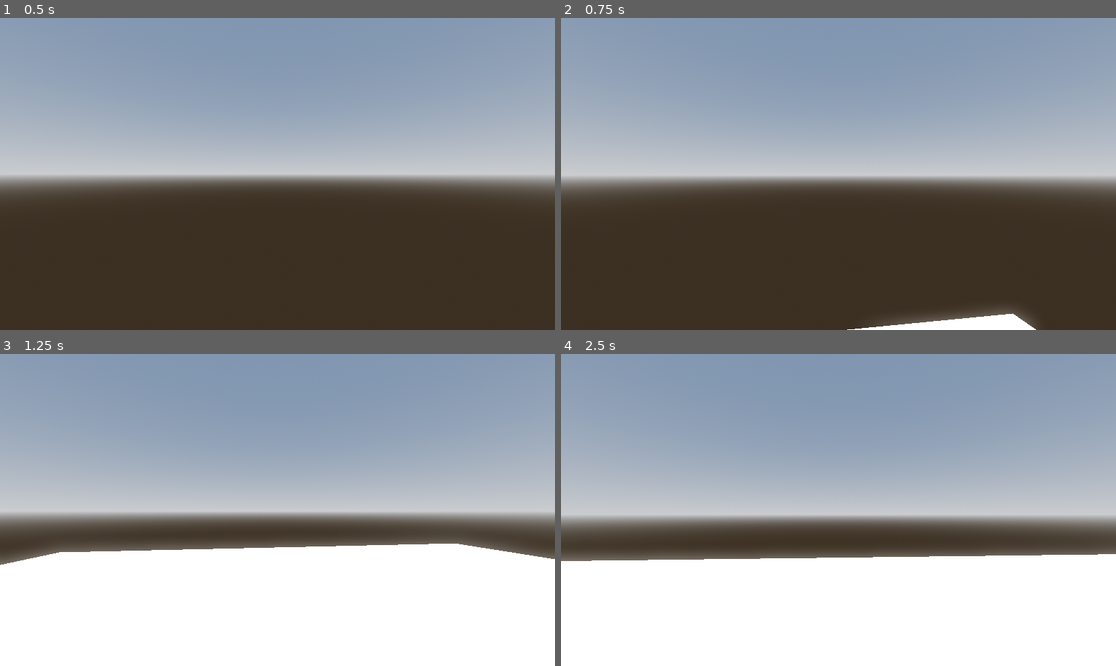
Above: before the commit, frames 1-4 (two rows, left to right).
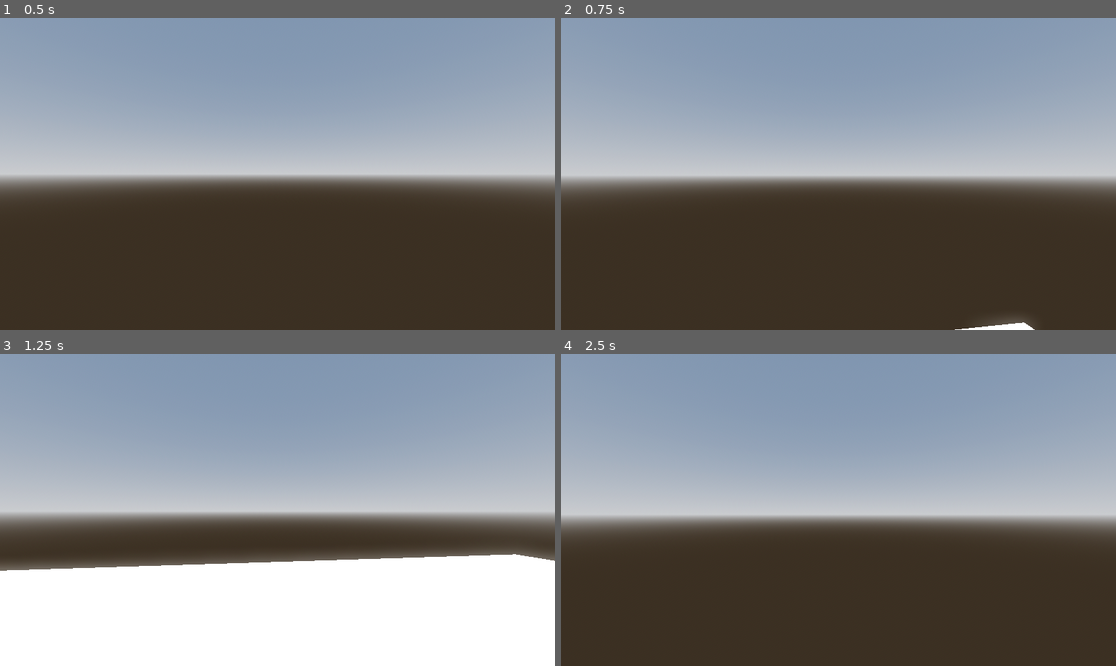
Above: after the commit, the same moments.

Repository: devdye/4DGame
Game: Godot game, scene res://Levels/Main.tscn
Same seed, same stepped clock (60 frames per second), same inputs: the game is played once before the commit and once after it.
Inputs (mouse positions are in pixels of both pictures, inside the frame that each line leads up to):
- Up to frame 1 (0.5 s): no input
- Up to frame 2 (0.75 s): tap Enter at 0.5 s; move the mouse to (866, 174) at 0.52 s; hold W (forward) from 0.53 s (still down); tap Space (jump) at 0.6 s
- Up to frame 3 (1.25 s): keep holding W (forward); tap Space (jump) at 0.77, 1.07 s
- Up to frame 4 (2.5 s): keep holding W (forward); move the mouse to (810, 510) at 1.27 s; tap Middle mouse button (4d_control) at 1.35 s; tap Space (jump) at 1.52, 1.55, 1.82, 2.1 s; move the mouse to (849, 503) at 2.02 s

Frame 1 is identical in both runs. In frame 2, 1.1% of the frame differs, in the area x 51-86%, y 93-100%; in frame 3, 5.7%; in frame 4, 37%, in the area x 0-100%, y 62-100%.

Commit message:
Fixed all player's bugs

Diff:
--- a/Entities/StateMachine/Scripts/Actions/fall.gd
+++ b/Entities/StateMachine/Scripts/Actions/fall.gd
@@ -27,14 +27,17 @@
 
 # Process Physics
 func process_physics(delta: float) -> State:
+	# Change state if the entity is on floor
 	if parent.is_on_floor():
 		if wants_move():
 			return move_state
 		return idle_state
 
+	# Apply gravity + fall_multiplicator
 	move_component.change_velocity_y(-move_component.gravity * move_component.fall_multiplicator * delta)
 
-	var movement = move_component.get_movement_direction() * move_component.air_control
+	# Make the entity move and apply air control
+	var movement = get_movement_input() * move_component.move_speed * move_component.air_control
 	move_component.set_velocity_xz(movement)
 
 	return null
--- a/Entities/StateMachine/Scripts/Actions/idle.gd
+++ b/Entities/StateMachine/Scripts/Actions/idle.gd
@@ -30,8 +30,11 @@
 
 # Process Inputs
 func process_input(event: InputEvent) -> State:
+	# Make the entity jump
 	if wants_jump() and parent.is_on_floor():
 		return jump_state
+
+	# Make the entity move
 	if wants_move():
 		return move_state
 
@@ -39,8 +42,7 @@
 
 # Process Physics
 func process_physics(delta: float) -> State:
-	parent.move_and_slide()
-
+	# Make the entity fall
 	if not parent.is_on_floor():
 		return fall_state
 
--- a/Entities/StateMachine/Scripts/Actions/jump.gd
+++ b/Entities/StateMachine/Scripts/Actions/jump.gd
@@ -30,14 +30,18 @@
 
 # Process Physics
 func process_physics(delta: float) -> State:
+	# Apply gravity
 	move_component.change_velocity_y(-move_component.gravity * delta)
 
+	# Change state if the entity is no longer falling
 	if move_component.velocity.y <= -0.1:
 		return fall_state
 
+	# Move the entity
 	var movement = get_movement_input() * move_component.move_speed * move_component.air_control
 	move_component.set_velocity_xz(movement)
 
+	# Change state if the entity is no longer jumping but not falling
 	if move_component.velocity.y < 0.1 and parent.is_on_floor():
 		if wants_move():
 			return move_state
--- a/Entities/StateMachine/Scripts/Actions/move.gd
+++ b/Entities/StateMachine/Scripts/Actions/move.gd
@@ -28,9 +28,11 @@
 
 # Process Inputs
 func process_input(event: InputEvent) -> State:
+	# Make the entity jump
 	if Input.is_action_just_pressed('jump') and parent.is_on_floor():
 		return jump_state
 
+	# Put entity in idle state
 	if not wants_move():
 		return idle_state
 
@@ -38,9 +40,11 @@
 
 # Process Physics
 func process_physics(delta: float) -> State:
+	# Make the entity move
 	var movement = get_movement_input() * move_component.move_speed
 	move_component.set_velocity_xz(movement)
 
+	# Make the entity fall if it's no longer on ground
 	if !parent.is_on_floor():
 		return fall_state
 
